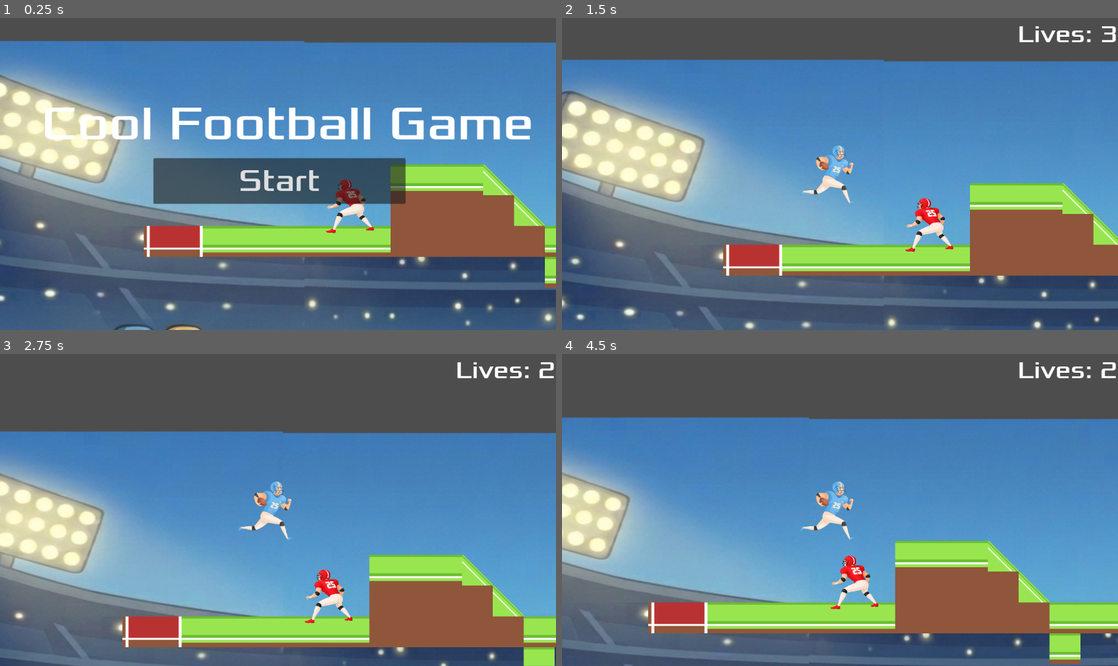
Above: before the commit, frames 1-4 (two rows, left to right).
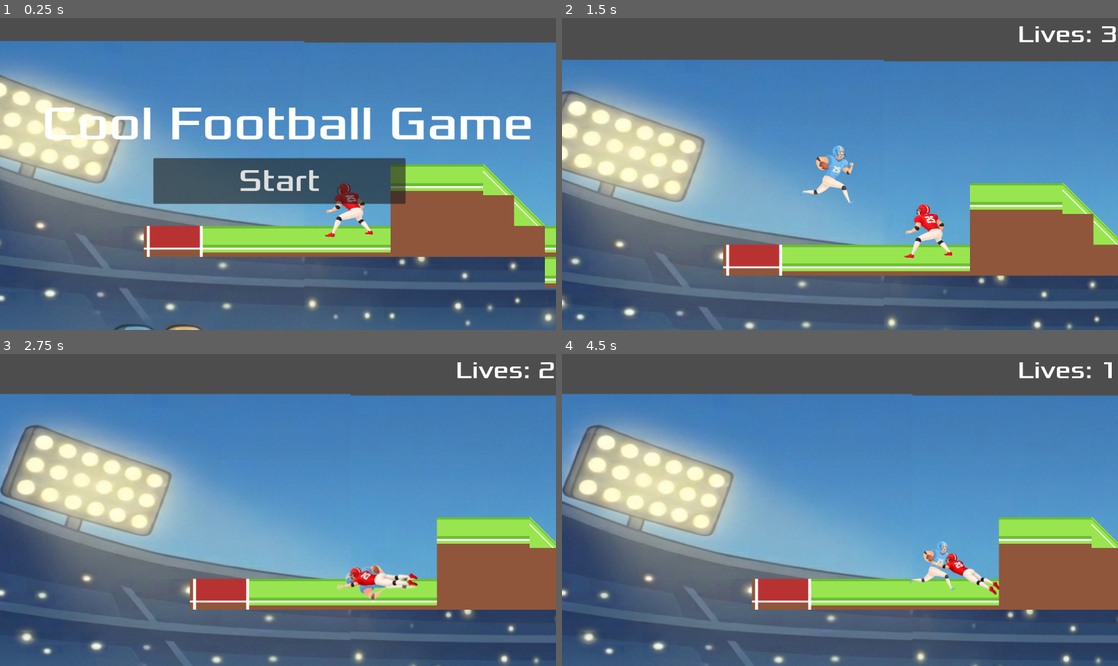
Above: after the commit, the same moments.

Repository: Hunter-Canole/Final-Project-Game-Dev
Game: Godot game, scene res://world.tscn
Two runs of this game, one before a commit and one after it. Both use one fixed random seed, a clock stepped at 60 frames per second and the inputs below.
Inputs:
- Up to frame 1 (0.25 s): no input
- Up to frame 2 (1.5 s): click "Start" at 0.5 s; tap Enter (ui_accept) at 1.25 s; hold Right (ui_right) from 1.28 s (still down)
- Up to frame 3 (2.75 s): keep holding Right (ui_right); tap Enter (ui_accept) at 1.52, 2.27 s
- Up to frame 4 (4.5 s): release Right (ui_right) at 2.78 s; hold Left (ui_left) 2.78-3.53 s; hold Right (ui_right) from 3.53 s (still down); tap Enter (ui_accept) at 3.77 s

The runs differ from the first frame. In frame 1, 0.5% of the frame differs, in the area x 58-68%, y 51-71%; in frame 2, 0.7%; in frame 3, 60%, in the area x 0-100%, y 12-100%; in frame 4, 55%.

Commit message:
added a tackling animation

Diff:
--- a/final-project-game-dev/defense.gd
+++ b/final-project-game-dev/defense.gd
@@ -2,6 +2,7 @@
 
 signal hit_player
 var starting_position : Vector2
+var is_tackling = false
 
 func _ready():
 	starting_position = global_position
@@ -16,17 +17,27 @@
 	move_and_slide()
 
 func _on_hitbox_body_entered(body: Node2D) -> void:
+	if is_tackling: return # If we are already tackling, ignore further hits
+	is_tackling = true
+	$Hitbox_Normal/CollisionShape2D.set_deferred("disabled", true)
+	$AnimatedSprite2D.play("tackling")
+	is_tackling = false
+	hit_player.emit()
+	await get_tree().create_timer(1.0).timeout
+	idle()
+
+func _on_hitbox_diving_body_entered(body: Node2D) -> void:
+	if is_tackling: return
+	is_tackling = true
+	$Hitbox_Diving/CollisionShape2D.set_deferred("disabled", true)
+	$AnimatedSprite2D.play("divetackle")
 	hit_player.emit()
 	global_position = starting_position
-	$AnimatedSprite2D.animation = "idle"
-	$AnimatedSprite2D.play()
-	$Hurtbox/CollisionShape2D.set_deferred("disabled", false)
-	$Hitbox_Normal/CollisionShape2D.set_deferred("disabled", false)
-	$CollisionShape2D.set_deferred("disabled", false)
-	$CollisionShape2Diving.set_deferred("disabled", true)
-	$Hitbox_Diving/CollisionShape2D.set_deferred("disabled", true)
-func _on_hitbox_diving_body_entered(body: Node2D) -> void:
-	hit_player.emit()
+	is_tackling = false
+	await get_tree().create_timer(1.0).timeout
+	idle()
+
+func idle():
 	global_position = starting_position
 	$AnimatedSprite2D.animation = "idle"
 	$AnimatedSprite2D.play()
--- a/final-project-game-dev/defense.tscn
+++ b/final-project-game-dev/defense.tscn
@@ -1,12 +1,15 @@
-[gd_scene load_steps=11 format=3 uid="uid://3hmenitkbw25"]
+[gd_scene load_steps=14 format=3 uid="uid://3hmenitkbw25"]
 
 [ext_resource type="Script" uid="uid://bl08thffajfby" path="res://defense.gd" id="1_b1r40"]
 [ext_resource type="Texture2D" uid="uid://08g4mvu03n1k" path="res://defense.png" id="1_p2qeu"]
 [ext_resource type="Texture2D" uid="uid://17pg68pslgbd" path="res://ground.png" id="2_7088l"]
 [ext_resource type="Texture2D" uid="uid://cpmm4mrx6ra58" path="res://defense diving.png" id="4_ko58k"]
+[ext_resource type="Texture2D" uid="uid://daefvyqt0ofie" path="res://tackle1.png" id="5_feujx"]
+[ext_resource type="Texture2D" uid="uid://bewmdybqy1hsl" path="res://tackle2.png" id="6_l8iht"]
+[ext_resource type="Texture2D" uid="uid://jq044l247ucn" path="res://tackle3.png" id="7_t4un6"]
 
 [sub_resource type="RectangleShape2D" id="RectangleShape2D_7088l"]
-size = Vector2(316, 392)
+size = Vector2(316, 352)
 
 [sub_resource type="SpriteFrames" id="SpriteFrames_feujx"]
 animations = [{
@@ -16,6 +19,14 @@
 }],
 "loop": true,
 "name": &"dead",
+"speed": 5.0
+}, {
+"frames": [{
+"duration": 1.0,
+"texture": ExtResource("7_t4un6")
+}],
+"loop": true,
+"name": &"divetackle",
 "speed": 5.0
 }, {
 "frames": [{
@@ -39,6 +50,20 @@
 "loop": true,
 "name": &"idle",
 "speed": 5.0
+}, {
+"frames": [{
+"duration": 1.0,
+"texture": ExtResource("5_feujx")
+}, {
+"duration": 1.0,
+"texture": ExtResource("6_l8iht")
+}, {
+"duration": 1.0,
+"texture": ExtResource("7_t4un6")
+}],
+"loop": false,
+"name": &"tackling",
+"speed": 5.0
 }]
 
 [sub_resource type="RectangleShape2D" id="RectangleShape2D_l8iht"]
@@ -59,12 +84,13 @@
 script = ExtResource("1_b1r40")
 
 [node name="CollisionShape2D" type="CollisionShape2D" parent="."]
-position = Vector2(2, 36)
+position = Vector2(2, 16)
 shape = SubResource("RectangleShape2D_7088l")
 
 [node name="AnimatedSprite2D" type="AnimatedSprite2D" parent="."]
+position = Vector2(-8, 12)
 sprite_frames = SubResource("SpriteFrames_feujx")
-animation = &"dead"
+animation = &"divetackle"
 
 [node name="Hitbox_Normal" type="Area2D" parent="."]
 collision_layer = 2
--- a/final-project-game-dev/player.gd
+++ b/final-project-game-dev/player.gd
@@ -22,7 +22,9 @@
 
 
 func _physics_process(delta):
-	# Add the gravity.
+	if not is_visible_in_tree():
+		velocity = Vector2.ZERO
+		return
 	if not is_on_floor():
 		velocity.y += gravity * delta
 		#coyote_frames +=1
--- a/final-project-game-dev/world.gd
+++ b/final-project-game-dev/world.gd
@@ -15,6 +15,7 @@
 	$HUD.show_game_over()
 
 func new_game():
+	$Player.show()
 	lives = 3
 	$Player.set_physics_process(true)
 	can_be_hit = true
@@ -28,13 +29,15 @@
 	if not can_be_hit:
 		return
 	can_be_hit = false
+	$Player.hide()
 	lives -= 1
 	$HUD/Lives.text = "Lives: " + str(lives)
 	$Player.position = $PlayerSpawn.position
 	if lives <= 0:
 		game_over()
 	else:
-		await get_tree().create_timer(0.2).timeout
+		await get_tree().create_timer(1.2).timeout
+		$Player.show()
 		can_be_hit = true
 func _on_hud_start_game() -> void:
 	new_game()
Binary file added: final-project-game-dev/tackle1.png
Not shown, added: final-project-game-dev/tackle1.png.import
Binary file added: final-project-game-dev/tackle2.png
Not shown, added: final-project-game-dev/tackle2.png.import
Binary file added: final-project-game-dev/tackle3.png
Not shown, added: final-project-game-dev/tackle3.png.import
